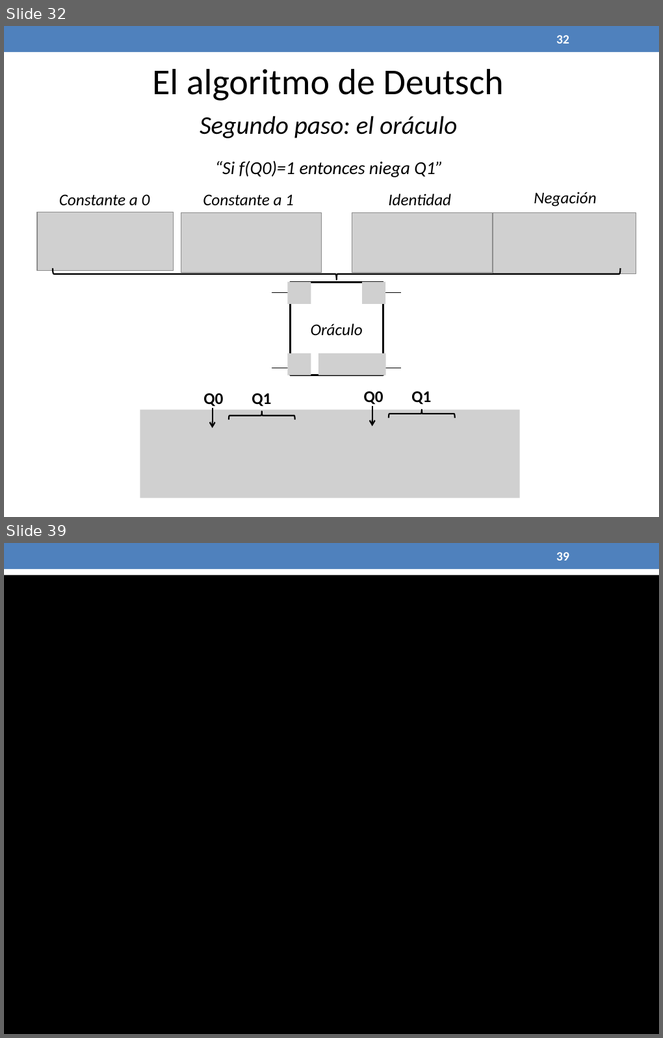
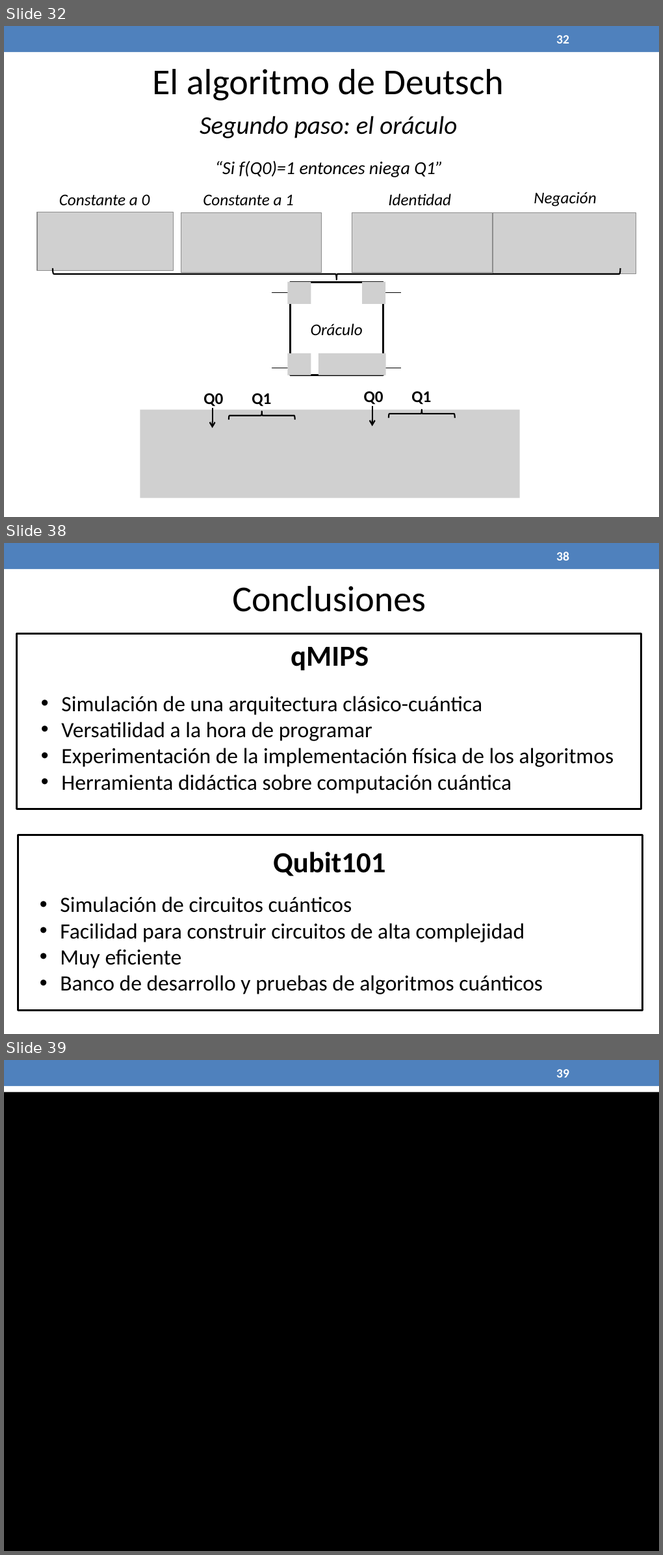
Before and after one commit to jaimecp89/qMIPS101, a slide deck: qMIPS/doc/Presentacion PFC.pptx. Shown one above the other, each under a label of ours: slides 32 and 39 before the commit, slides 32, 38 and 39 after it; the slides between them are not shown. The pictures are 663x1038 and 663x1555 pixels, drawn with LibreOffice and Linux fonts; fonts in the diff are those of the drawing; grey boxes stand for pictures. Boxes give left, top, right and bottom in pixels: in the first picture for what was removed or moved away, otherwise in the second. Text is boxed around its words. In the diff, an @@ line names an element or a change of style, - is before the commit and + after.

```diff
--- a/qMIPS/doc/Presentacion PFC.pptx
+++ b/qMIPS/doc/Presentacion PFC.pptx
@@ slide 38 added at (4, 543, 659, 1034), background #FFFFFF; not listed: 1 template element that a slide beside it also shows @@
@@ page number added at (556, 551, 570, 561), 14 pt, text #FFFFFF, bold @@
+38
@@ text added at (232, 586, 426, 612), 40 pt, text #000000 @@
+Conclusiones
@@ rectangle added at (17, 634, 642, 809), outline #000000 2.08 pt @@
@@ text added at (291, 646, 369, 670), 32 pt, text #000000, bold @@
+qMIPS
@@ text added at (61, 696, 614, 794), 24 pt, text #000000 @@
+• Simulación de una arquitectura clásico-cuántica
+• Versatilidad a la hora de programar
+• Experimentación de la implementación física de los algoritmos
+• Herramienta didáctica sobre computación cuántica
@@ rectangle added at (18, 835, 643, 1011), outline #000000 2.08 pt @@
@@ text added at (273, 852, 386, 876), 32 pt, text #000000, bold @@
+Qubit101
@@ text added at (60, 897, 543, 995), 24 pt, text #000000 @@
+• Simulación de circuitos cuánticos
+• Facilidad para construir circuitos de alta complejidad
+• Muy eficiente
+• Banco de desarrollo y pruebas de algoritmos cuánticos
```
Also in this commit, not shown: 10 slides changed, 1 slide removed.
